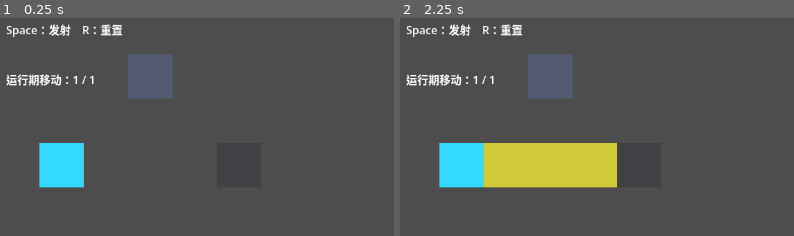
Above: before the commit, frames 1-2 (left to right).
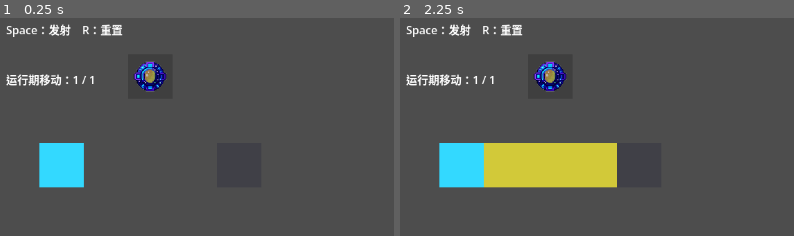
Above: after the commit, the same moments.

Repository: luehunnie/light-speed-singularity
Game: Godot game, scene res://levels/prototypes/core_loop_prototype.tscn
Same seed, same stepped clock (60 frames per second), same inputs: the game is played once before the commit and once after it.
Inputs (mouse positions are % of the whole screen's width and height, from its top left):
- Up to frame 1 (0.25 s): no input
- Up to frame 2 (2.25 s): tap Enter at 0.5 s; move the mouse to (72, 45) at 0.52 s; hold Space (fire_light) 0.53-1.25 s; click (72, 45) at 0.67 s; tap R (reset_level) at 1.25, 2 s; drag from (30, 55) to (45, 70) at 1.27 s; move the mouse to (60, 27) at 2.02 s; hold Space (fire_light) from 2.03 s (still down); click (60, 27) at 2.17 s
The pictures show only the part of the screen within x 0-50%, y 0-50%; the shares and areas given below are measured in that part.

The runs differ from the first frame. In frame 1, 2.3% of the frame differs, in the area x 32-44%, y 16-38%; in frame 2, 2.3%.

Commit message:
feat: add state-based crystal visuals

Diff:
--- /dev/null
+++ b/assets/visual_profiles/basic_crystal_visuals.tres
@@ -0,0 +1,21 @@
+[gd_resource type="Resource" script_class="ObjectVisualProfile" load_steps=7 format=3]
+
+[ext_resource type="Script" uid="uid://djtcgpsdp3a5x" path="res://gameplay/visuals/object_visual_profile.gd" id="1_profile"]
+[ext_resource type="Script" uid="uid://b562k3phylvi3" path="res://gameplay/visuals/visual_state_texture.gd" id="2_state"]
+[ext_resource type="Texture2D" uid="uid://dxfe0ywsqls0a" path="res://assets/art/crystals/crystal_normal_unlit.png" id="3_unlit_tex"]
+[ext_resource type="Texture2D" uid="uid://di2u4fro16ild" path="res://assets/art/crystals/crystal_normal_lit.png" id="4_lit_tex"]
+
+[sub_resource type="Resource" id="VisualStateTexture_unlit"]
+script = ExtResource("2_state")
+state_id = "unlit"
+world_texture = ExtResource("3_unlit_tex")
+
+[sub_resource type="Resource" id="VisualStateTexture_lit"]
+script = ExtResource("2_state")
+state_id = "lit"
+world_texture = ExtResource("4_lit_tex")
+
+[resource]
+script = ExtResource("1_profile")
+default_state_id = "unlit"
+states = [SubResource("VisualStateTexture_unlit"), SubResource("VisualStateTexture_lit")]
--- a/gameplay/crystals/basic_crystal.gd
+++ b/gameplay/crystals/basic_crystal.gd
@@ -2,61 +2,59 @@
 extends Node2D
 
 ## 核心闭环原型普通独立水晶占位脚本（plan §4.3 / v0.8 水晶规则）。
-## 职责：保存格子坐标与点亮状态，提供 activate() / reset_runtime()，并用当前 ColorRect 的透明度表现未点亮和点亮。
+## 职责：保存格子坐标与点亮状态，提供 activate() / reset_runtime()，
+## 并通过 ObjectVisualView 的两个内容状态表现未点亮和点亮：
+## is_activated == false → state_id "unlit"；is_activated == true → state_id "lit"。
 ## 位置：由核心闭环原型关卡控制器 core_loop_prototype.gd 按 Vector2i 格子命中后调用。
-## 依赖：当前场景结构中必须存在名为 CrystalVisual 的 ColorRect 子节点；水晶基础 RGB 来自该视觉节点的初始颜色。
+## 依赖：当前场景结构中必须存在挂载 ObjectVisualView 的视觉子节点，且该视图的 visual_profile 已配置为 basic_crystal_visuals.tres。
 ## 不负责：光是否经过、墙体阻挡、通关判断、颜色/光形式条件、同时组、顺序组或通用 ObjectiveController。
 ## 注意：普通独立水晶合法点亮后保持到玩家按 R 重置，不随普通光线路径约 1 秒后消失而熄灭。
+## 视觉边界：BasicCrystal 不直接访问 TextureRect.texture，只通过 ObjectVisualView 的公开接口 set_content_state() 切换内容状态。
 
 @export var cell: Vector2i = Vector2i(7, 3)
 
 var is_activated: bool = false
 
-@onready var _visual: ColorRect = $CrystalVisual
+@onready var _visual: ObjectVisualView = $VisualView
 
-const _UNLIT_ALPHA: float = 0.35
-const _LIT_ALPHA: float = 1.0
-
-var _base_color: Color = Color(0.35, 0.45, 0.7, 1.0)
+# 内容状态 ID 契约：必须与 basic_crystal_visuals.tres 中 states 的 state_id 保持一致。
+const STATE_UNLIT: StringName = &"unlit"
+const STATE_LIT: StringName = &"lit"
 
 
 ## 初始化普通独立水晶视觉。
 ## [br]本函数无参数、无返回值。
-## [br]副作用：读取必需的 CrystalVisual ColorRect 当前颜色作为基础 RGB，并立即按 is_activated 刷新透明度。
-## [br]边界条件：CrystalVisual 缺失或类型错误属于场景配置错误，应由 Godot 节点绑定直接暴露，而不是在脚本中静默忽略。
+## [br]副作用：按初始 is_activated（false）把内容状态写入 ObjectVisualView，显示未点亮纹理。
+## [br]边界条件：VisualView 子节点缺失或类型错误属于场景配置错误，应由 Godot 节点绑定直接暴露，而不是在脚本中静默忽略。
 func _ready() -> void:
-	# 保留场景里配置的水晶基础 RGB；透明度由点亮状态统一控制。
-	_base_color = Color(_visual.color.r, _visual.color.g, _visual.color.b, _LIT_ALPHA)
-	_update_visual()
+	_apply_state()
 
 
 ## 点亮当前普通独立水晶。
 ## [br]本函数无参数、无返回值。
-## [br]副作用：首次合法命中时将 is_activated 设为 true，并刷新视觉为基础 RGB 的完全不透明状态。
+## [br]副作用：首次合法命中时将 is_activated 设为 true，并通过 ObjectVisualView.set_content_state() 切换到 "lit" 内容状态。
 ## [br]状态变化：点亮后保持到 reset_runtime()，不会因光线路径视觉消失而自动恢复。
 ## [br]边界条件：重复点亮安全无效果；不判断光形式、颜色、同时组或顺序组条件。
 func activate() -> void:
 	if is_activated:
 		return
 	is_activated = true
-	_update_visual()
+	_apply_state()
 
 
 ## 重置当前普通独立水晶的运行状态。
 ## [br]本函数无参数、无返回值。
-## [br]副作用：将 is_activated 设为 false，并刷新视觉为基础 RGB 的半透明未点亮状态。
+## [br]副作用：将 is_activated 设为 false，并通过 ObjectVisualView.set_content_state() 切换回 "unlit" 内容状态。
 ## [br]状态变化：只由 R 重置或关卡完整重置流程调用；普通脉冲结束不应调用它来熄灭独立水晶。
-## [br]边界条件：重复重置安全；不改变 cell 或基础 RGB。
+## [br]边界条件：重复重置安全；不改变 cell。
 func reset_runtime() -> void:
 	is_activated = false
-	_update_visual()
+	_apply_state()
 
 
-## 按当前点亮状态刷新 ColorRect 视觉。
+## 按当前点亮状态把内容状态写入 ObjectVisualView。
 ## [br]本函数无参数、无返回值。
-## [br]副作用：设置必需的 CrystalVisual.color，保留基础 RGB，仅在未点亮和点亮之间切换 alpha。
-## [br]边界条件：CrystalVisual 必须存在且必须是 ColorRect；未点亮 alpha 为 0.35，点亮 alpha 为 1.0。
-func _update_visual() -> void:
-	var next_color: Color = _base_color
-	next_color.a = _LIT_ALPHA if is_activated else _UNLIT_ALPHA
-	_visual.color = next_color
+## [br]副作用：调用 ObjectVisualView 的公开接口 set_content_state()，由视图按 profile 选取并刷新纹理；本脚本不直接操作纹理或颜色子节点。
+## [br]边界条件：is_activated 为 true 时写入 "lit"，为 false 时写入 "unlit"；反复调用安全。
+func _apply_state() -> void:
+	_visual.set_content_state(STATE_LIT if is_activated else STATE_UNLIT)
--- a/levels/prototypes/core_loop_prototype.tscn
+++ b/levels/prototypes/core_loop_prototype.tscn
@@ -2,6 +2,8 @@
 
 [ext_resource type="Script" uid="uid://cfkidx57m3yqa" path="res://gameplay/crystals/basic_crystal.gd" id="1_crystal"]
 [ext_resource type="Script" uid="uid://do7wigwkihxy0" path="res://levels/prototypes/core_loop_prototype.gd" id="2_proto"]
+[ext_resource type="PackedScene" uid="uid://dbjvvisualview0" path="res://gameplay/visuals/object_visual_view.tscn" id="3_view"]
+[ext_resource type="Resource" path="res://assets/visual_profiles/basic_crystal_visuals.tres" id="4_profile"]
 
 [node name="CoreLoopPrototype" type="Node2D" unique_id=1552304930]
 script = ExtResource("2_proto")
@@ -32,12 +34,10 @@
 script = ExtResource("1_crystal")
 cell = Vector2i(3, 1)
 
-[node name="CrystalVisual" type="ColorRect" parent="RuntimeObjects/Crystal" unique_id=964004285]
-offset_left = 192.0
-offset_top = 64.0
-offset_right = 256.0
-offset_bottom = 128.0
-color = Color(0.35, 0.45, 0.7, 1)
+[node name="VisualView" parent="RuntimeObjects/Crystal" instance=ExtResource("3_view")]
+position = Vector2(224, 96)
+visual_profile = ExtResource("4_profile")
+initial_state_id = "unlit"
 
 [node name="LightPathLayer" type="Node2D" parent="." unique_id=1467401346]
 
